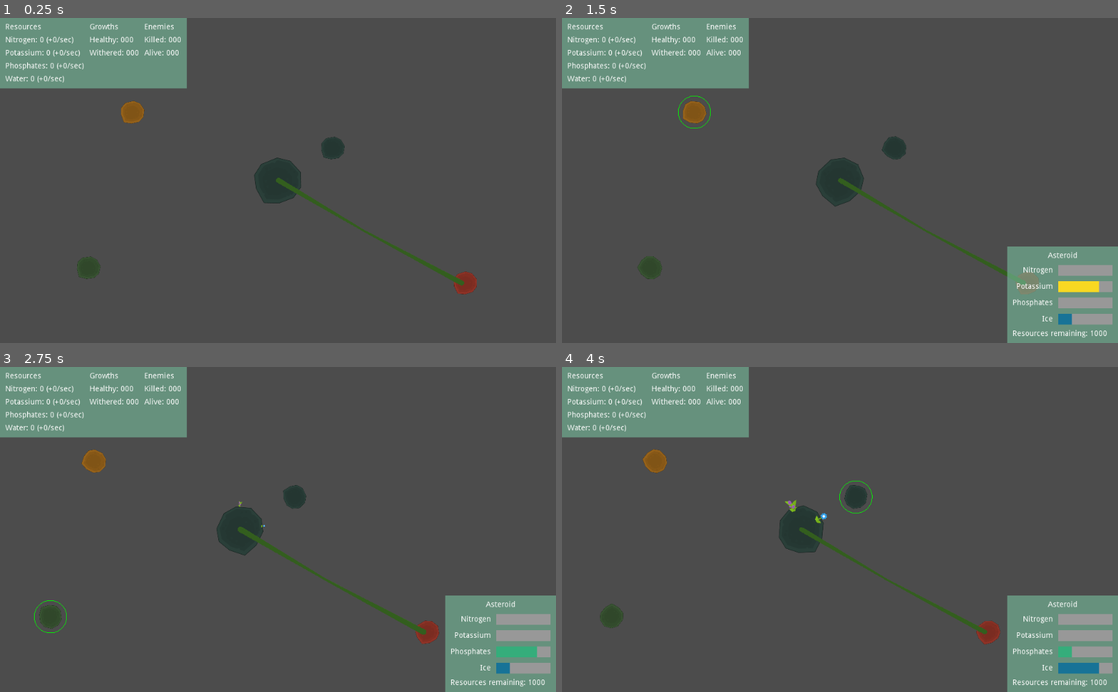
Above: before the commit, frames 1-4 (two rows, left to right).
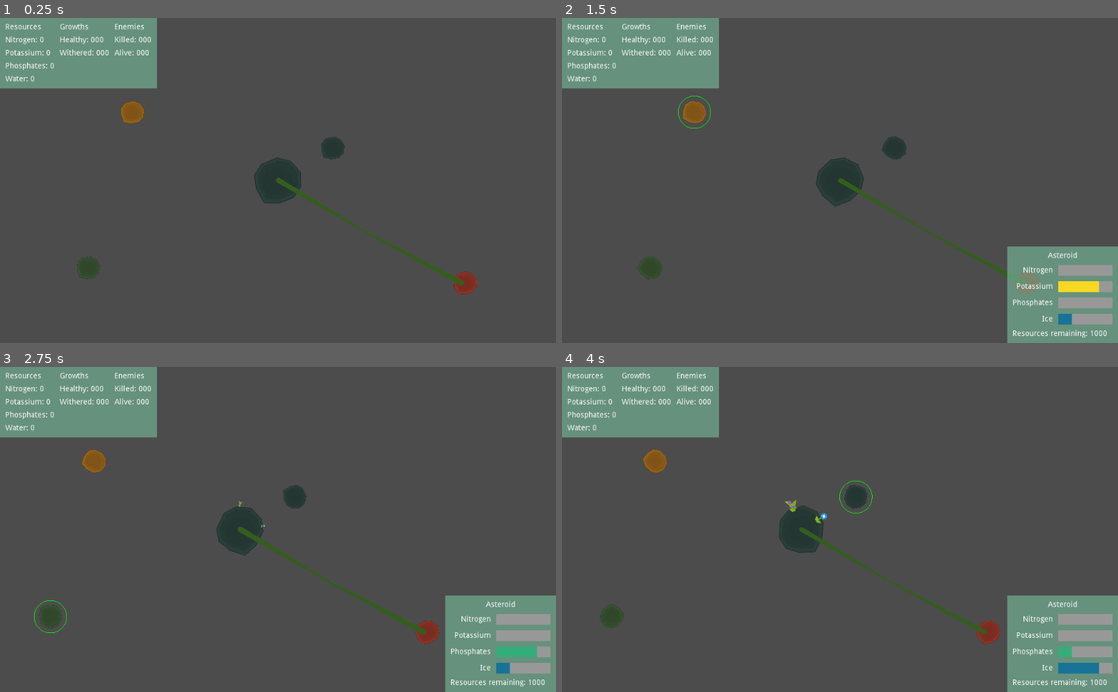
Above: after the commit, the same moments.

Repository: Bloodyaugust/kenney-jam-2022
Game: Godot game, scene res://main.tscn
The game is run twice, just before and just after one commit, with the same random seed, the same clock (stepped at 60 frames per second) and the same inputs.
Inputs (mouse positions are in pixels of both pictures, inside the frame that each line leads up to):
- Up to frame 1 (0.25 s): no input
- Up to frame 2 (1.5 s): tap Enter at 0.5 s; drag from (840, 180) to (695, 112) at 0.52 s; tap Space at 1.25 s; drag from (695, 112) to (840, 180) at 1.27 s
- Up to frame 3 (2.75 s): tap Enter at 2 s; move the mouse to (88, 617) at 2.02 s; hold Right (ui_right) from 2.03 s (still down); click (88, 617) at 2.17 s
- Up to frame 4 (4 s): release Right (ui_right) at 2.75 s; drag from (990, 630) to (656, 461) at 2.77 s; drag from (856, 497) to (990, 630) at 3.52 s

The runs differ from the first frame. In frame 1, 1.8% of the frame differs, in the area x 6-34%, y 0-22%; in frame 2, 1.8%; in frame 3, 1.8%; in frame 4, 1.8%.

Commit message:
Implement resource collection
- Add PlayerStatus view, hook up resources

Diff:
--- a/actors/Asteroid.gd
+++ b/actors/Asteroid.gd
@@ -10,8 +10,22 @@
 onready var _sprite: Sprite = $"Sprite"
 
 var _resources: float
+var _resource_ratios: Dictionary
 var _selected: bool
 var _spin_rate: float
+
+func collect_resources(amount) -> Dictionary:
+  var _collected_resources = clamp(_resources - amount, 0, amount)
+
+  _resources -= _collected_resources
+
+  return {
+    "nitrogen": _resource_ratios.nitrogen * _collected_resources,
+    "potassium": _resource_ratios.potassium * _collected_resources,
+    "phosphates": _resource_ratios.phosphates * _collected_resources,
+    "water": _resource_ratios.water * _collected_resources,
+    "total": _collected_resources
+  }
 
 func _draw():
   if _selected:
@@ -41,6 +55,7 @@
   _sprite.scale = _sprite.scale * data.size
 
   _resources = data.size * 1000
+  _resource_ratios = data.get_resource_ratios()
 
   var _greatest_resource: String = "water"
   for _resource in Constants.RESOURCE_TYPES:
--- a/actors/Growth.gd
+++ b/actors/Growth.gd
@@ -3,6 +3,7 @@
 enum GROWTH_STATUSES {GROWING, HEALTHY, WITHERED, INFECTED}
 enum GROWTH_TYPES {COLLECTOR, DEFENDER, LEAF}
 
+const COLLECTION_RATE: float = 1.0
 const GROWTH_STATUS_NAMES: Dictionary = {
   GROWTH_STATUSES.GROWING: 'Growing',
   GROWTH_STATUSES.HEALTHY: 'Healthy',
@@ -60,6 +61,14 @@
 
   _connections.get_child(0).width = 10 - (sin((Time.get_ticks_msec() as float) / 512))
 
+  if _type == GROWTH_TYPES.COLLECTOR && (_status == GROWTH_STATUSES.HEALTHY || _status == GROWTH_STATUSES.INFECTED):
+    var _collected_resources: Dictionary = asteroid.collect_resources(COLLECTION_RATE * delta)
+
+    Store.resources.nitrogen += _collected_resources.nitrogen
+    Store.resources.potassium += _collected_resources.potassium
+    Store.resources.phosphates += _collected_resources.phosphates
+    Store.resources.water += _collected_resources.water
+
 func _ready():
   if starting_asteroid:
     asteroid = get_node(starting_asteroid)
--- a/main.tscn
+++ b/main.tscn
@@ -10,6 +10,7 @@
 [ext_resource path="res://theme.tres" type="Theme" id=8]
 [ext_resource path="res://views/SelectedAsteroid.gd" type="Script" id=9]
 [ext_resource path="res://actors/Growth.tscn" type="PackedScene" id=10]
+[ext_resource path="res://views/PlayerStatus.gd" type="Script" id=11]
 
 [sub_resource type="StyleBoxFlat" id=1]
 bg_color = Color( 0.921569, 0.32549, 0.32549, 1 )
@@ -249,6 +250,7 @@
 margin_right = 14.0
 margin_bottom = 14.0
 theme = ExtResource( 8 )
+script = ExtResource( 11 )
 
 [node name="MarginContainer" type="MarginContainer" parent="CanvasLayer/PlayerStatus"]
 margin_right = 344.0
--- a/scripts/Store.gd
+++ b/scripts/Store.gd
@@ -3,6 +3,12 @@
 signal asteroid_selected(asteroid)
 
 var selected_asteroid
+var resources: Dictionary = {
+  "nitrogen": 0,
+  "potassium": 0,
+  "phosphates": 0,
+  "water": 0,
+}
 
 func _on_asteroid_selected(asteroid):
   selected_asteroid = asteroid
--- /dev/null
+++ b/views/PlayerStatus.gd
@@ -0,0 +1,12 @@
+extends Control
+
+onready var _nitrogen: Label = $"%NitrogenCollected"
+onready var _potassium: Label = $"%PotassiumCollected2"
+onready var _phosphates: Label = $"%PhosphatesCollected3"
+onready var _water: Label = $"%WaterCollected4"
+
+func _process(delta):
+  _nitrogen.text = "Nitrogen: %d" % Store.resources.nitrogen
+  _potassium.text = "Potassium: %d" % Store.resources.potassium
+  _phosphates.text = "Phosphates: %d" % Store.resources.phosphates
+  _water.text = "Water: %d" % Store.resources.water
--- a/views/SelectedAsteroid.gd
+++ b/views/SelectedAsteroid.gd
@@ -32,7 +32,7 @@
 
 func _process(delta):
   if visible:
-    _resources.text = "Resources remaining: %s" % Store.selected_asteroid._resources
+    _resources.text = "Resources remaining: %d" % Store.selected_asteroid._resources
 
     if Store.selected_asteroid.growth:
       _update_growth_details(Store.selected_asteroid)
Not shown: 1 places in main.tscn that only renumber resources
